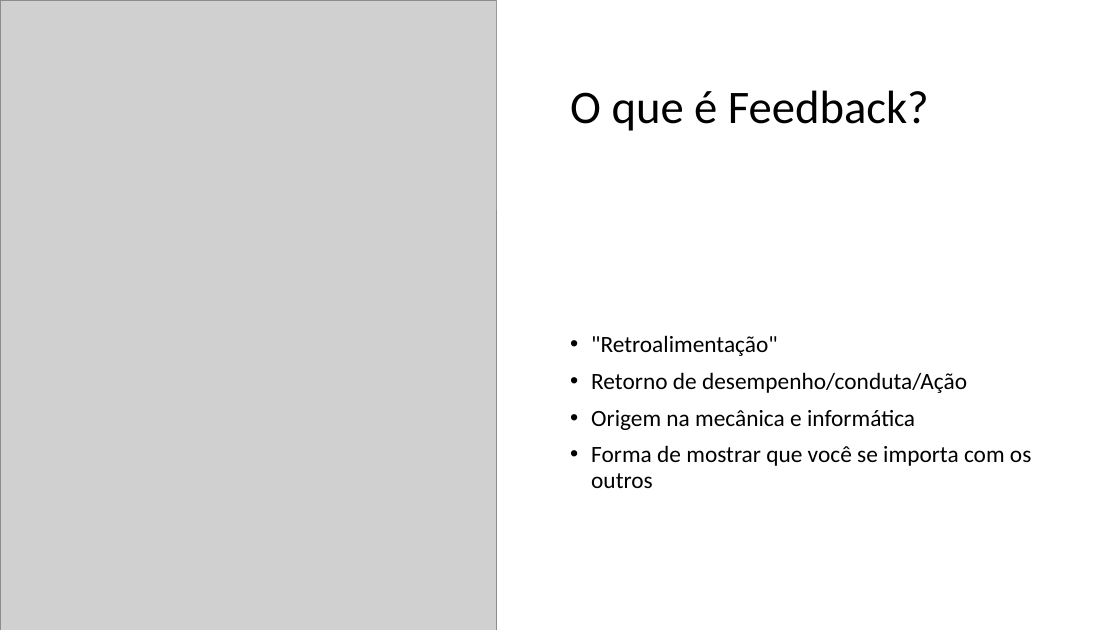
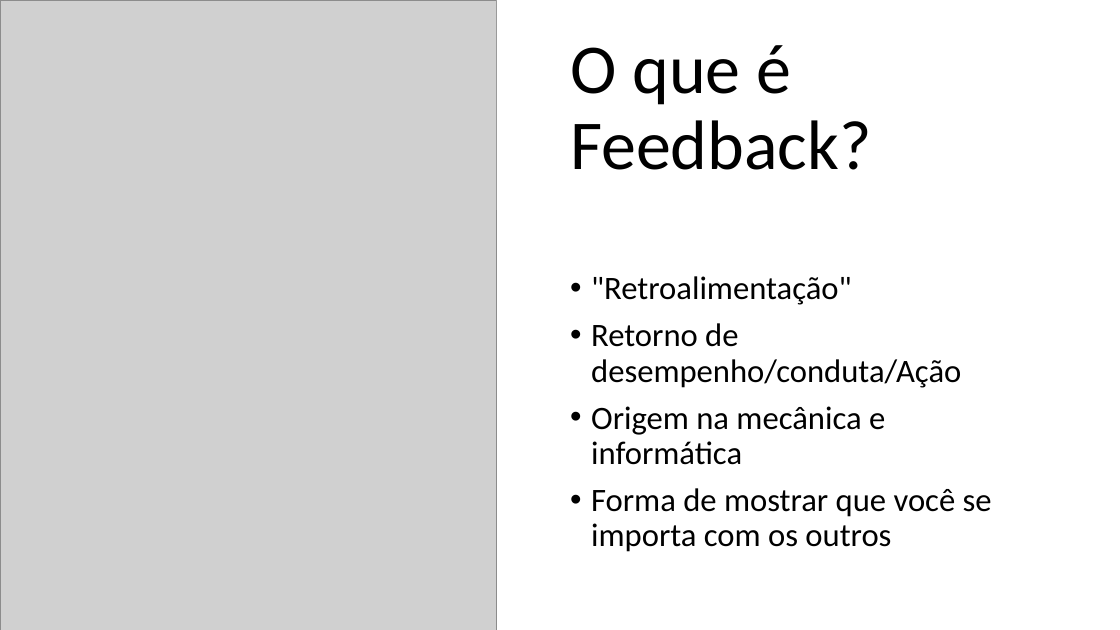
Before and after one commit to bchiamolera/FURB, a slide deck: slide 3 of 2024 - 01/Ambiente Corporativo/Feedback.pptx. Drawn at 1120x630 pixels with LibreOffice and Linux fonts; fonts in the diff are those of the drawing; grey boxes stand for pictures. Boxes give left, top, right and bottom in pixels: in the first picture for what was removed or moved away, otherwise in the second. Text is boxed around its words. In the diff, an @@ line names an element or a change of style, - is before the commit and + after.

```diff
--- a/2024 - 01/Ambiente Corporativo/Feedback.pptx
+++ b/2024 - 01/Ambiente Corporativo/Feedback.pptx
@@ title "O que é Feedback?" at [570, 45, 872, 170]: size 40 to 60 pt @@
@@ text ""Retroalimentação"" at [591, 276, 992, 552]: size 20 to 28 pt @@
```
Also in this commit, not shown: 11 other slides changed, 19 other files.
